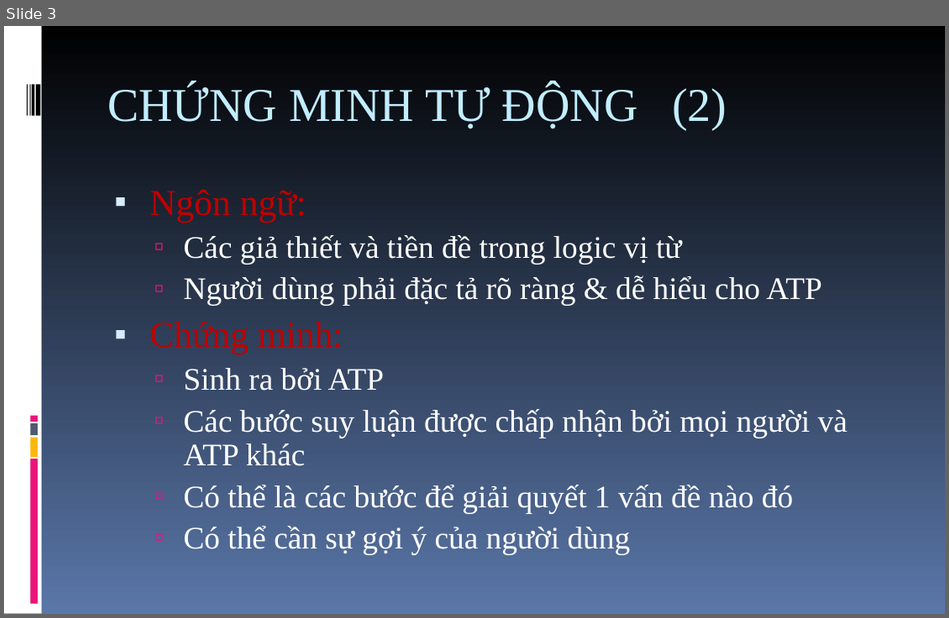
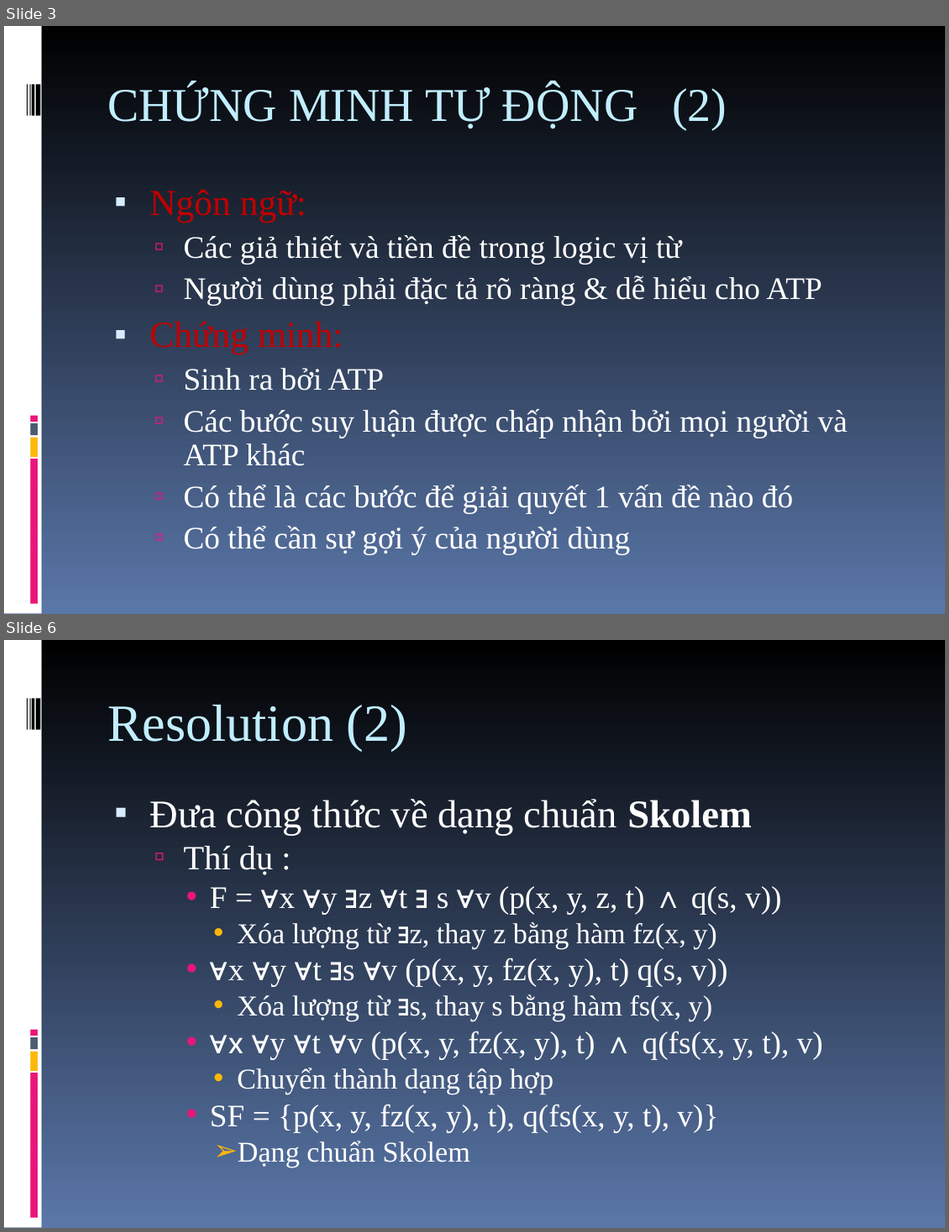
Before and after one commit to giang-rocker/logic, a slide deck: Report/Automated.theorem.proving.ppt. Shown one above the other, each under a label of ours: slide 3 before the commit, slides 3 and 6 after it; the slides between them are not shown. The pictures are 949x618 and 949x1232 pixels, drawn with LibreOffice and Linux fonts; fonts in the diff are those of the drawing. Boxes give left, top, right and bottom in pixels: in the first picture for what was removed or moved away, otherwise in the second. Text is boxed around its words. In the diff, an @@ line names an element or a change of style, - is before the commit and + after.

```diff
--- a/Report/Automated.theorem.proving.ppt
+++ b/Report/Automated.theorem.proving.ppt
@@ slide 6 added at (4, 640, 945, 1228), background gradient #000000 to #5A77A9; not listed: 9 template elements that a slide beside it also shows @@
@@ title added at (107, 705, 407, 751), 40 pt, text #C1EEFF @@
+Resolution (2)
@@ text added at (149, 799, 823, 1168), 24 pt, text #FFFFFF @@
+▪ Đưa công thức về dạng chuẩn Skolem
+  ▫ Thí dụ :
+    • F = ∀x ∀y ∃z ∀t ∃ s ∀v (p(x, y, z, t) ∧ q(s, v))
+      • Xóa lượng từ ∃z, thay z bằng hàm fz(x, y)
+    • ∀x ∀y ∀t ∃s ∀v (p(x, y, fz(x, y), t) q(s, v))
+      • Xóa lượng từ ∃s, thay s bằng hàm fs(x, y)
+    • ∀x ∀y ∀t ∀v (p(x, y, fz(x, y), t) ∧ q(fs(x, y, t), v)
+      • Chuyển thành dạng tập hợp
+    • SF = {p(x, y, fz(x, y), t), q(fs(x, y, t), v)}
+      ➢ Dạng chuẩn Skolem
```
Also in this commit, not shown: 1 slide changed, 2 other slides added.
